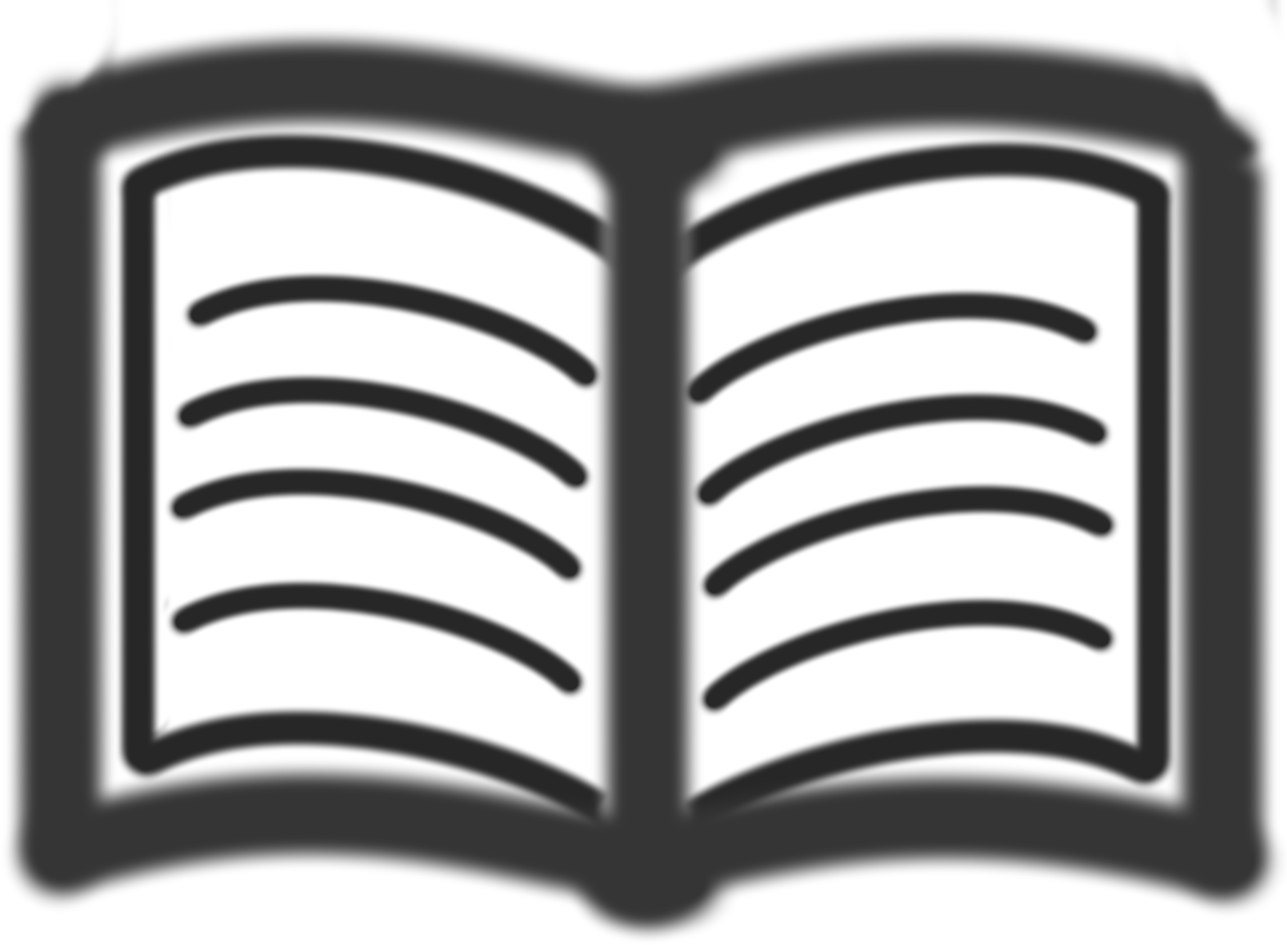
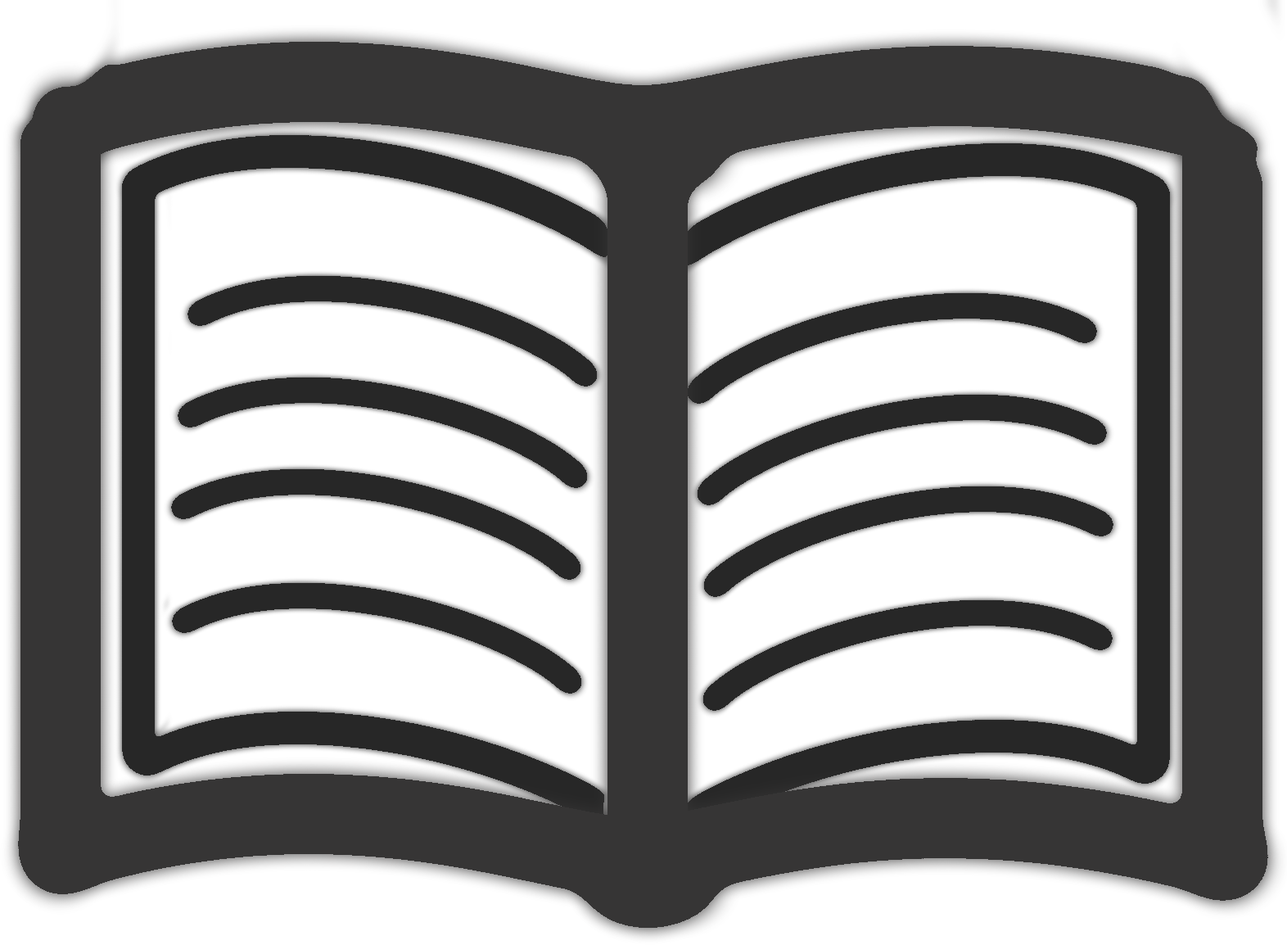
Before/after of a 1287×945 layered artwork. What changed in the layer stack:
painted on "Layer copy" over (29, 41, 1238, 906)
painted on "Layer" over (18, 80, 1268, 928)
painted on "Pasted Layer" over (671, 143, 1170, 825)
painted on "Layer #3" over (687, 293, 1114, 711)
painted on "Layer #2" over (171, 275, 597, 694)
painted on "Layer #1" over (121, 135, 624, 826)
